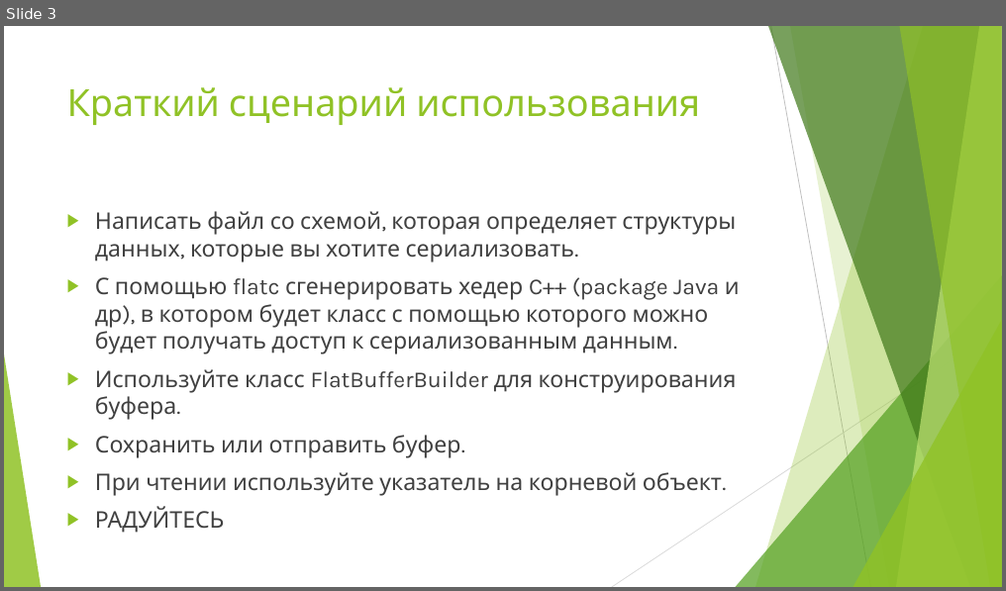
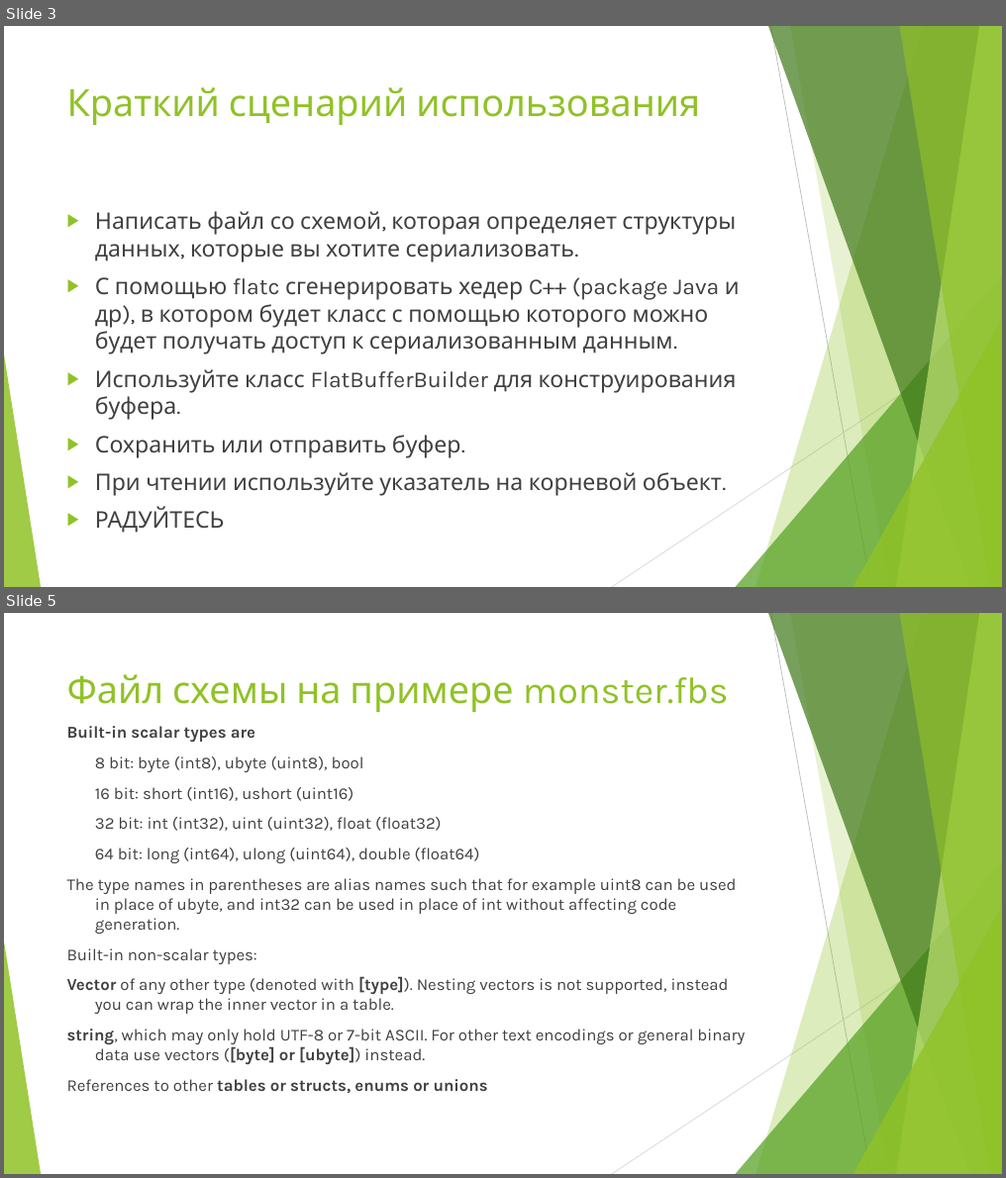
Before and after one commit to kasparyanm/InnoPlusPlus, a slide deck: FlatBuffers.pptx. Shown one above the other, each under a label of ours: slide 3 before the commit, slides 3 and 5 after it; the slides between them are not shown. The pictures are 1006x591 and 1006x1178 pixels, drawn with LibreOffice and Linux fonts; fonts in the diff are those of the drawing. Boxes give left, top, right and bottom in pixels: in the first picture for what was removed or moved away, otherwise in the second. Text is boxed around its words. In the diff, an @@ line names an element or a change of style, - is before the commit and + after.

```diff
--- a/FlatBuffers.pptx
+++ b/FlatBuffers.pptx
@@ slide 5 added at [4, 613, 1002, 1174], background #FFFFFF; not listed: 10 template elements that a slide beside it also shows @@
@@ title added at [67, 674, 729, 712], 36 pt, text #90C226 @@
+Файл схемы на примере monster.fbs
@@ text added at [67, 726, 745, 1093], 16 pt, text #404040 @@
+Built-in scalar types are
+8 bit: byte (int8), ubyte (uint8), bool
+16 bit: short (int16), ushort (uint16)
+32 bit: int (int32), uint (uint32), float (float32)
+64 bit: long (int64), ulong (uint64), double (float64)
+The type names in parentheses are alias names such that for example uint8 can be used in place of ubyte, and int32 can be used in place of int without affecting code generation.
+Built-in non-scalar types:
+Vector of any other type (denoted with [type]). Nesting vectors is not supported, instead you can wrap the inner vector in a table.
+string, which may only hold UTF-8 or 7-bit ASCII. For other text encodings or general binary data use vectors ([byte] or [ubyte]) instead.
+References to other tables or structs, enums or unions
```
Also in this commit, not shown: 2 other slides added, 1 other file.
